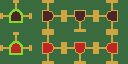
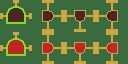
Revision of a layered 128×64 image; what changed, layer by layer:
painted on "and_gate.png" over 6, 6, 26, 56
